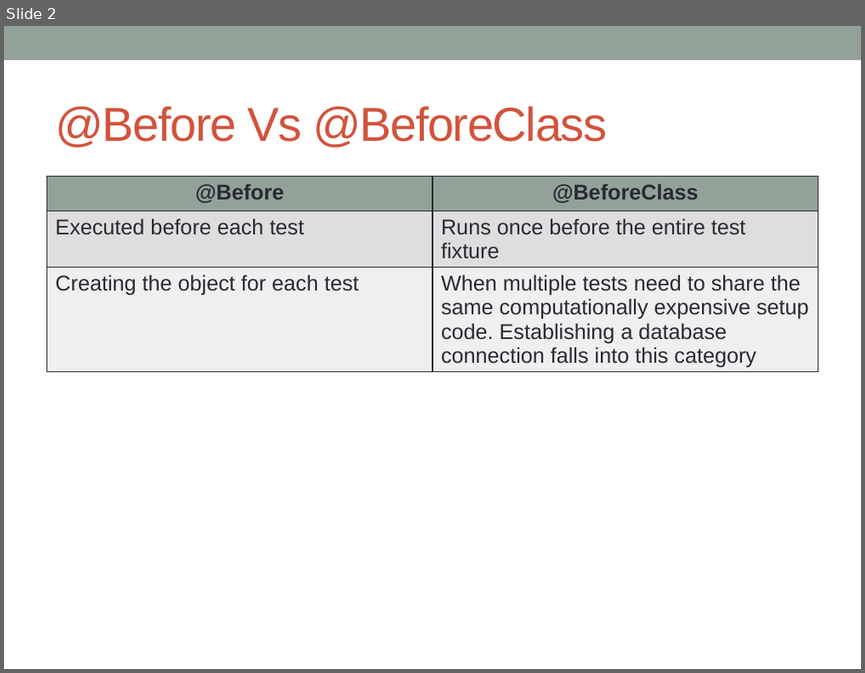
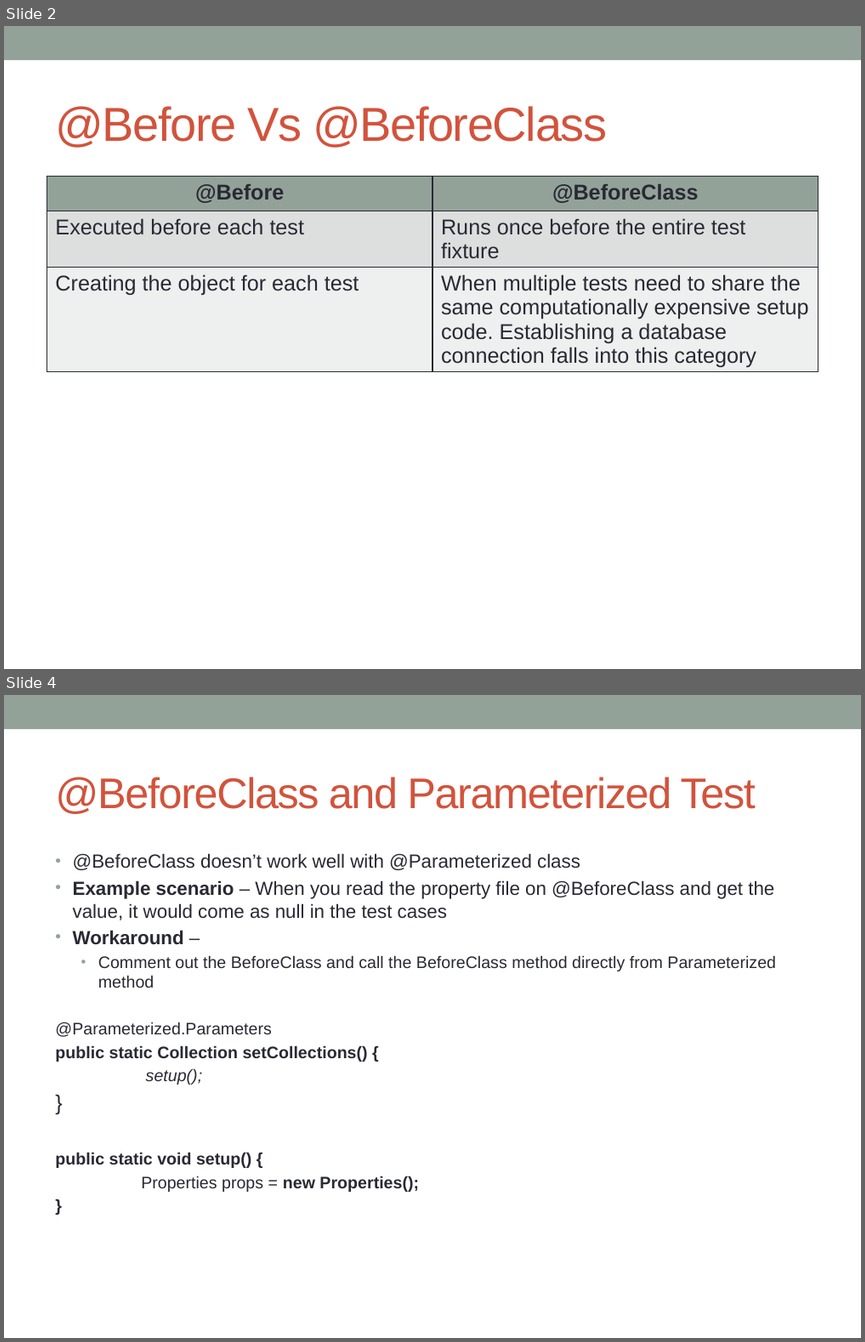
Before and after one commit to notionquest/ProjectDocumentation, a slide deck: Junit.pptx. Shown one above the other, each under a label of ours: slide 2 before the commit, slides 2 and 4 after it; the slides between them are not shown. The pictures are 865x673 and 865x1342 pixels, drawn with LibreOffice and Linux fonts; fonts in the diff are those of the drawing. Boxes give left, top, right and bottom in pixels: in the first picture for what was removed or moved away, otherwise in the second. Text is boxed around its words. In the diff, an @@ line names an element or a change of style, - is before the commit and + after.

Commit message:
Parameterized test-Running same test multiple time

```diff
--- a/Junit.pptx
+++ b/Junit.pptx
@@ slide 4 added at (x1=4, y1=695, x2=861, y2=1338), background #FFFFFF; not listed: 1 template element that a slide beside it also shows @@
@@ title added at (x1=55, y1=777, x2=755, y2=814), 36 pt, text #D2533C @@
+@BeforeClass and Parameterized Test
@@ text added at (x1=55, y1=853, x2=776, y2=1191), 14 pt, text #292934 @@
+• @BeforeClass doesn’t work well with @Parameterized class
+• Example scenario – When you read the property file on @BeforeClass and get the value, it would come as null in the test cases
+• Workaround –
+  • Comment out the BeforeClass and call the BeforeClass method directly from Parameterized method
+@Parameterized.Parameters
+public static Collection setCollections() {
+setup();
+}
+public static void setup() {
+Properties props = new Properties();
+}
```
Also in this commit, not shown: 2 other slides added, 1 slide removed.
